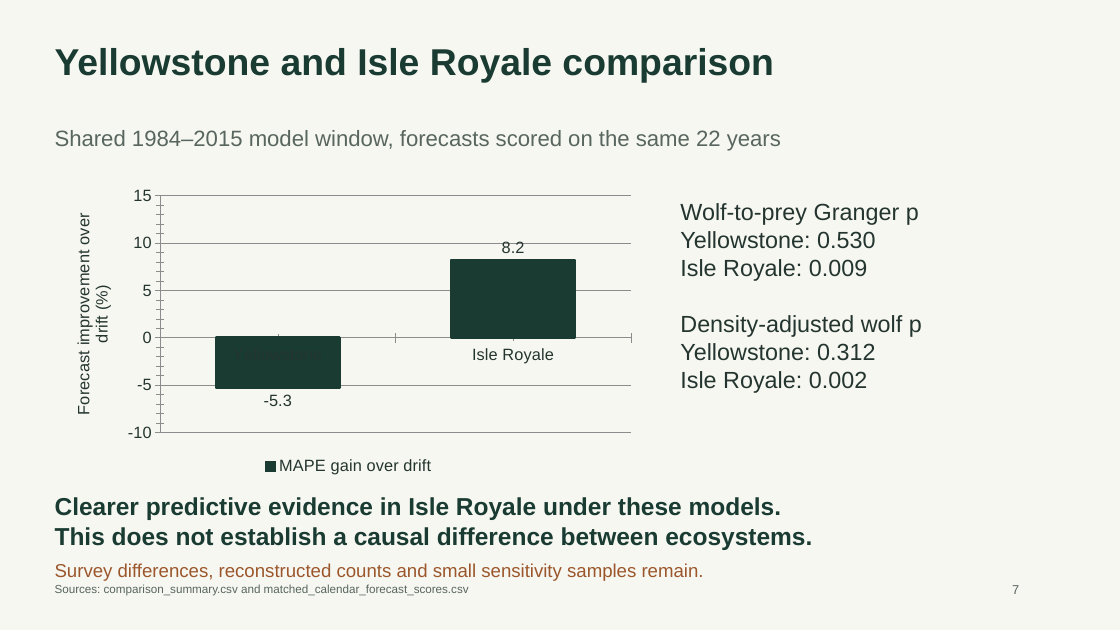
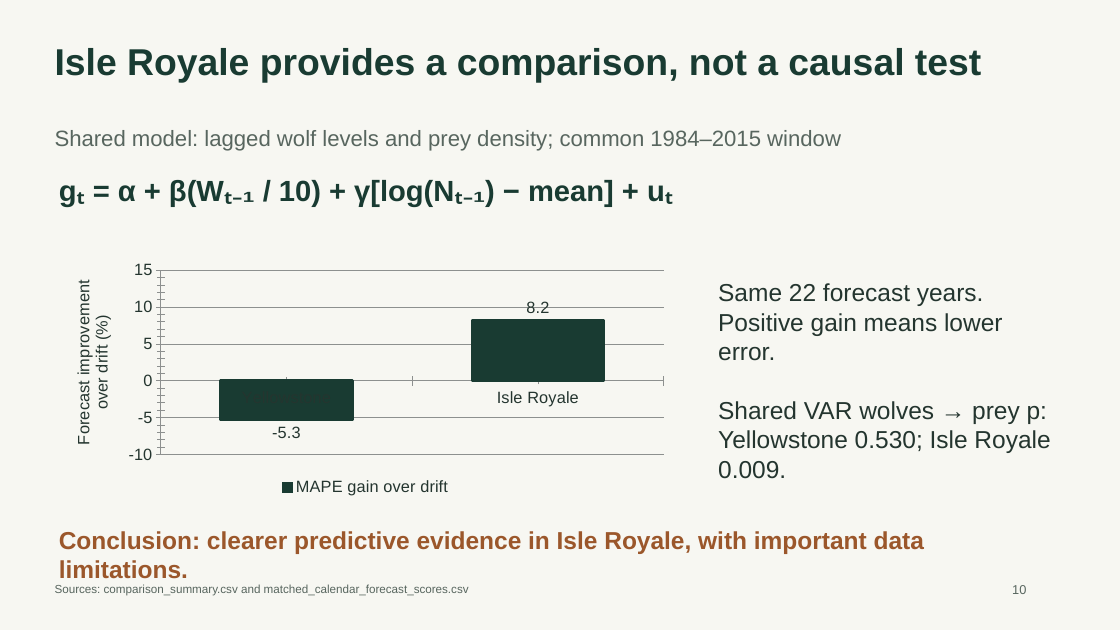
Before and after one commit to green-turtle18/yellowstone-tsa, a slide deck: slide 37 of 05_synthesis/final_presentation/Yellowstone_TSA_Combined.pptx (slide 34 before the commit). Drawn at 1120x630 pixels with LibreOffice and Linux fonts; fonts in the diff are those of the drawing. Boxes give left, top, right and bottom in pixels: in the first picture for what was removed or moved away, otherwise in the second. Text is boxed around its words. In the diff, an @@ line names an element or a change of style, - is before the commit and + after.

```diff
--- a/05_synthesis/final_presentation/Yellowstone_TSA_Combined.pptx
+++ b/05_synthesis/final_presentation/Yellowstone_TSA_Combined.pptx
@@ text at (55, 48, 981, 82): text changed @@
-Yellowstone and Isle Royale comparison
+Isle Royale provides a comparison, not a causal test
@@ text at (55, 130, 841, 151): text changed @@
-Shared 1984–2015 model window, forecasts scored on the same 22 years
+Shared model: lagged wolf levels and prey density; common 1984–2015 window
@@ text added at (118, 180, 614, 207), 25 pt, text #193B32, bold @@
+gₜ = α + β(Wₜ₋₁ / 10) + γ[log(Nₜ₋₁) − mean] + uₜ
@@ column chart: place and size @@
-column chart at (55, 181, 643, 479)
+column chart at (55, 256, 676, 500)
@@ text at (718, 283, 1050, 479): text changed; size 20 to 21 pt @@
-Wolf-to-prey Granger p
-Yellowstone: 0.530
-Isle Royale: 0.009
-Density-adjusted wolf p
-Yellowstone: 0.312
-Isle Royale: 0.002
+Same 22 forecast years.
+Positive gain means lower error.
+Shared VAR wolves → prey p:
+Yellowstone 0.530; Isle Royale 0.009.
@@ text removed at (55, 497, 812, 550) @@
-Clearer predictive evidence in Isle Royale under these models.
-This does not establish a causal difference between ecosystems.
@@ text at (59, 531, 924, 579): text changed; size 16 to 21 pt; bold on @@
-Survey differences, reconstructed counts and small sensitivity samples remain.
+Conclusion: clearer predictive evidence in Isle Royale, with important data limitations.
@@ text at (1012, 585, 1026, 594): text changed @@
-7
+10
```
Also in this commit, not shown: 2 other slides changed, 7 slides added, 4 slides removed, 6 other files.
